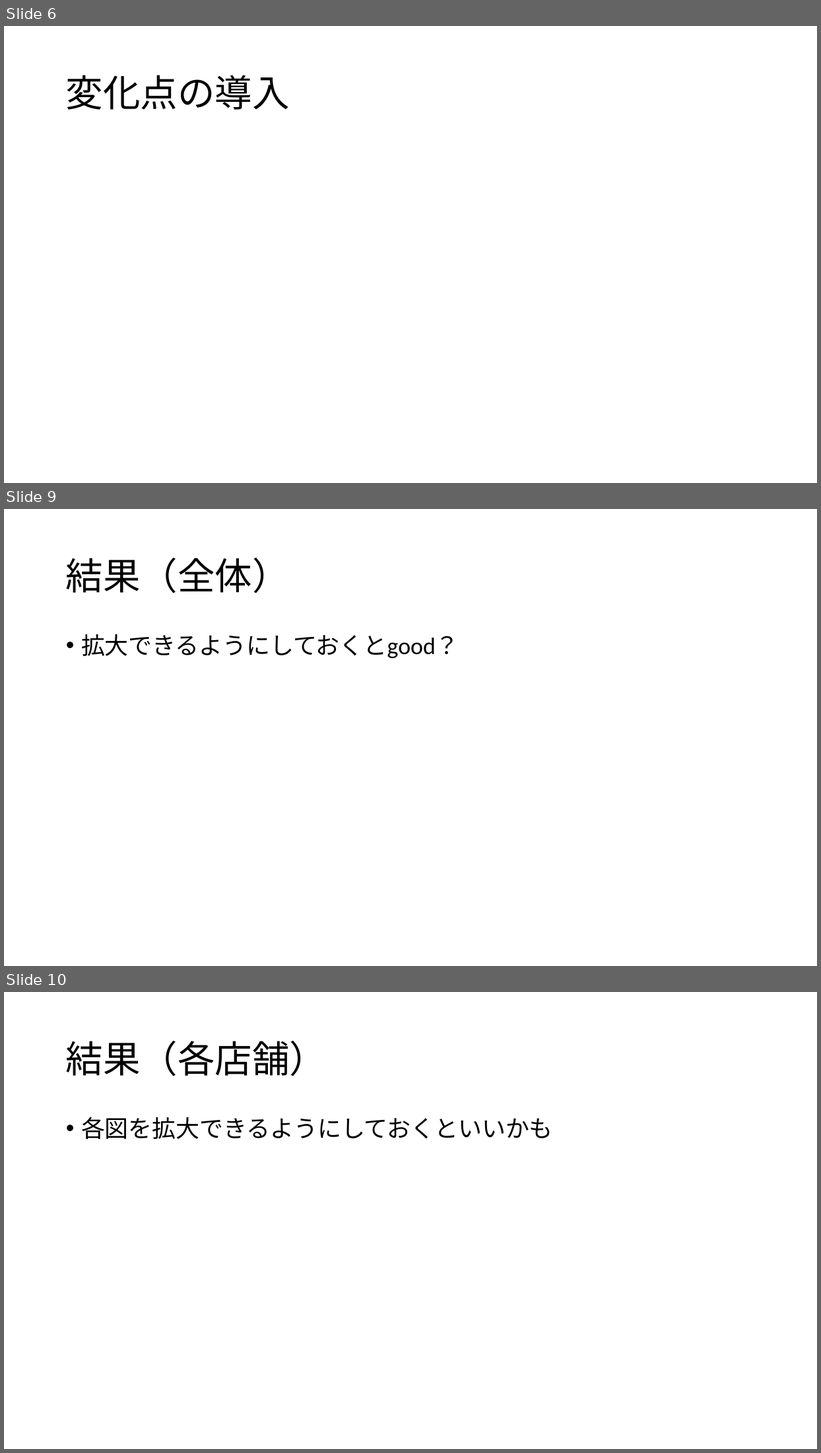
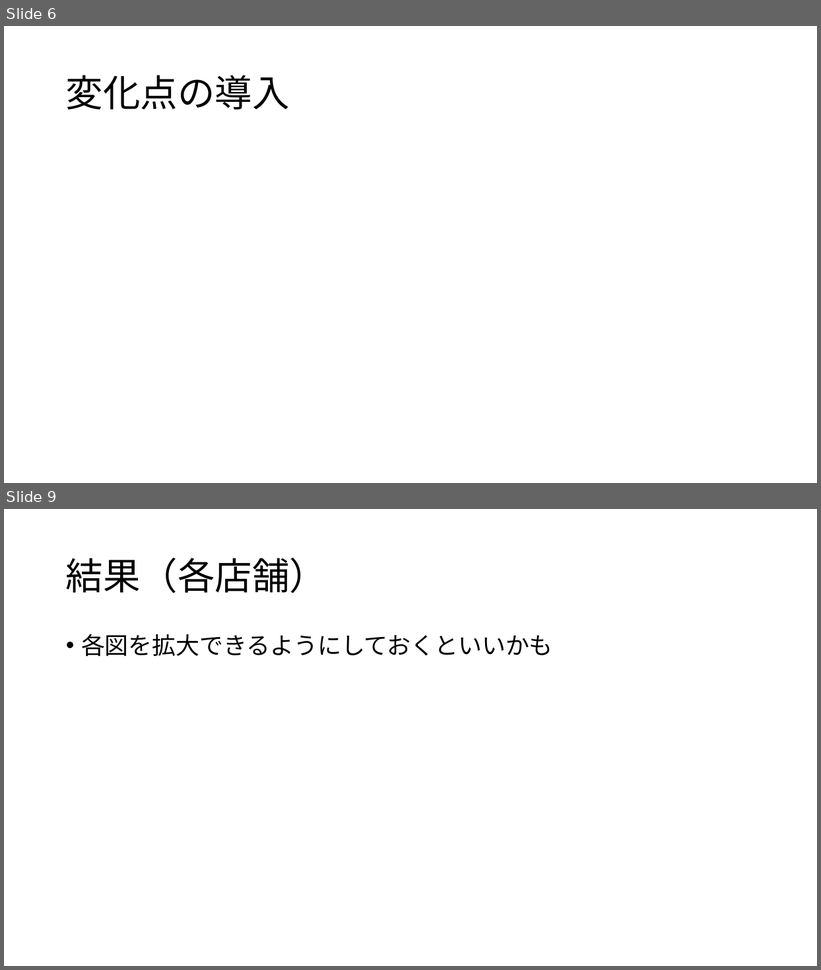
Before and after one commit to kur0cky/DA2017, a slide deck: 最終報告/1.pptx. Shown one above the other, each under a label of ours: slides 6, 9 and 10 before the commit, slides 6 and 9 after it; the slides between them are not shown. The pictures are 821x1453 and 821x970 pixels, drawn with LibreOffice and Linux fonts; fonts in the diff are those of the drawing; grey boxes stand for pictures. Boxes give left, top, right and bottom in pixels: in the first picture for what was removed or moved away, otherwise in the second. Text is boxed around its words. In the diff, an @@ line names an element or a change of style, - is before the commit and + after.

Commit message:
全体売上の画像作るところまで

```diff
--- a/最終報告/1.pptx
+++ b/最終報告/1.pptx
@@ slide 9 removed at (4,509,817,966), background #FFFFFF @@
@@ title removed at (66,558,290,593) @@
-結果（全体）
@@ text removed at (81,634,459,658) @@
-• 拡大できるようにしておくとgood？
@@ what was slide 10 is now slide 9 @@
```
Also in this commit, not shown: 2 slides added, 1 other file.
